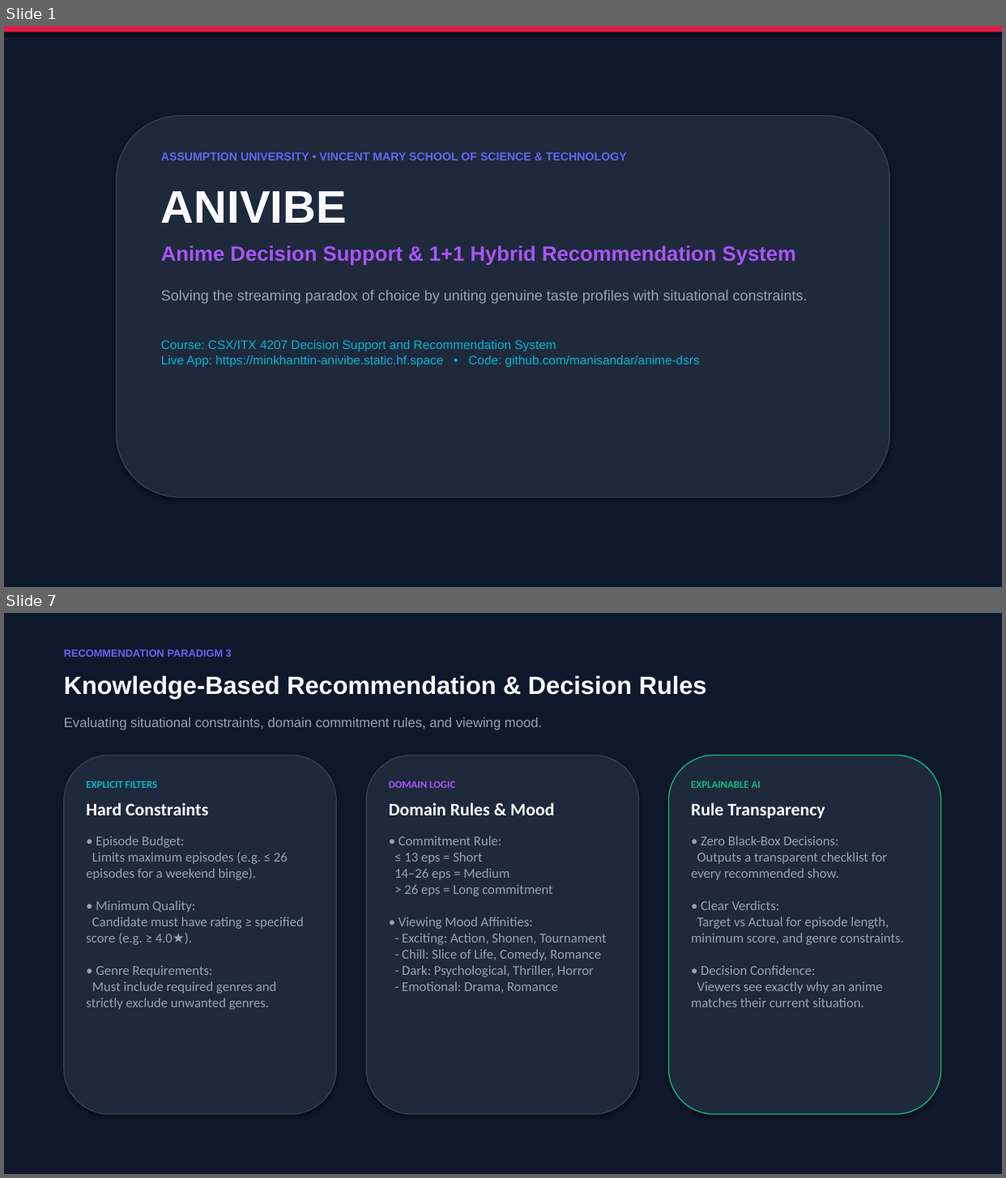
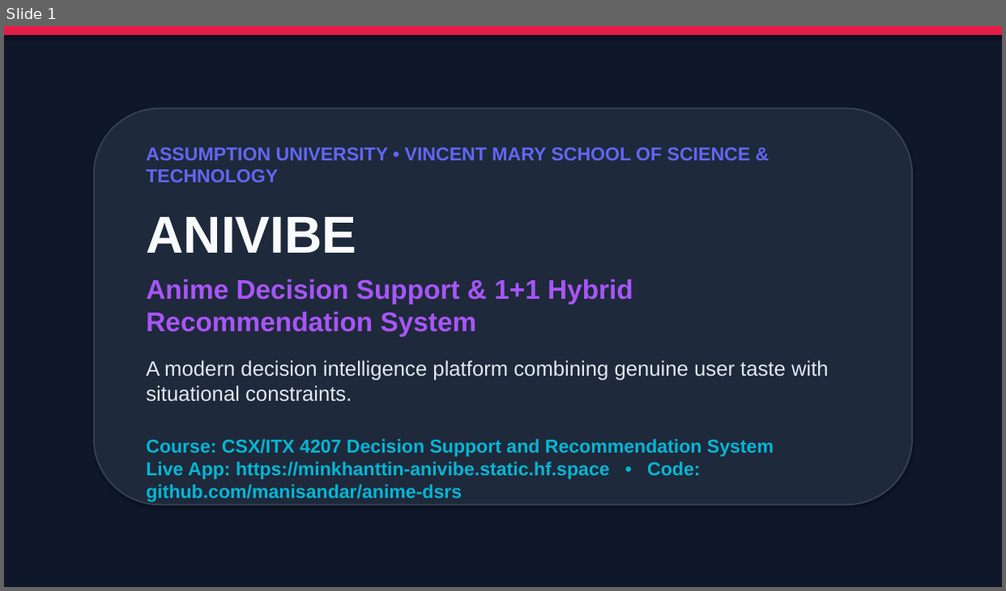
Before and after one commit to manisandar/anime-dsrs, a slide deck: ANIVIBE_Presentation.pptx. Shown one above the other, each under a label of ours: slides 1 and 7 before the commit, slide 1 after it; the slides between them are not shown. The pictures are 1006x1178 and 1006x591 pixels, drawn with LibreOffice and Linux fonts; fonts in the diff are those of the drawing. Boxes give left, top, right and bottom in pixels: in the first picture for what was removed or moved away, otherwise in the second. Text is boxed around its words. In the diff, an @@ line names an element or a change of style, - is before the commit and + after.

Commit message:
docs: revise presentation slides with min 18pt font and detailed clear explanations

```diff
--- a/ANIVIBE_Presentation.pptx
+++ b/ANIVIBE_Presentation.pptx
@@ slide 7 removed at [4, 613, 1002, 1174], background #FFFFFF @@
@@ rectangle removed at [4, 613, 1002, 1174] @@
@@ text removed at [64, 649, 232, 657] @@
-RECOMMENDATION PARADIGM 3
@@ text removed at [64, 675, 707, 698] @@
-Knowledge-Based Recommendation & Decision Rules
@@ text removed at [64, 717, 542, 730] @@
-Evaluating situational constraints, domain commitment rules, and viewing mood.
@@ rounded rectangle removed at [64, 756, 336, 1114] @@
@@ rounded rectangle removed at [366, 756, 639, 1114] @@
@@ rounded rectangle removed at [669, 756, 941, 1114] @@
@@ text removed at [86, 781, 304, 1010] @@
-EXPLICIT FILTERS
-Hard Constraints
-• Episode Budget:
-Limits maximum episodes (e.g. ≤ 26 episodes for a weekend binge).
-• Minimum Quality:
-Candidate must have rating ≥ specified score (e.g. ≥ 4.0★).
-• Genre Requirements:
-Must include required genres and strictly exclude unwanted genres.
@@ text removed at [389, 781, 606, 993] @@
-DOMAIN LOGIC
-Domain Rules & Mood
-• Commitment Rule:
-≤ 13 eps = Short
-14–26 eps = Medium
-> 26 eps = Long commitment
-• Viewing Mood Affinities:
-- Exciting: Action, Shonen, Tournament
-- Chill: Slice of Life, Comedy, Romance
-- Dark: Psychological, Thriller, Horror
-- Emotional: Drama, Romance
@@ text removed at [691, 781, 903, 1007] @@
-EXPLAINABLE AI
-Rule Transparency
-• Zero Black-Box Decisions:
-Outputs a transparent checklist for every recommended show.
-• Clear Verdicts:
-Target vs Actual for episode length, minimum score, and genre constraints.
-• Decision Confidence:
-Viewers see exactly why an anime matches their current situation.
@@ slide 1 changed as well @@
@@ rectangle: place and size @@
-rectangle at [4, 26, 1002, 32]
+rectangle at [4, 26, 1002, 35]
@@ rounded rectangle: place and size @@
-rounded rectangle at [117, 116, 889, 497]
+rounded rectangle at [94, 109, 912, 506]
@@ rounded rectangle at [94, 109, 912, 506]: outline #334155 1 pt to #334155 1.5 pt @@
@@ text "ASSUMPTION UNIVERSITY • VINCENT MARY ...": place and size @@
-text "ASSUMPTION UNIVERSITY • VINCENT MARY ..." at [161, 152, 808, 367]
+text "ASSUMPTION UNIVERSITY • VINCENT MARY ..." at [146, 148, 829, 480]
@@ text at [146, 148, 774, 480]: size 11 to 18 pt in "ASSUMPTION UNIVERSITY • VINCENT MARY SCHOOL OF ..."; size 44 to 50 pt in "ANIVIBE"; size 20 to 26 pt in "Anime Decision Support & 1+1 Hybrid Recommendation ..."; size 12 to 18 pt, bold on in "Course: CSX/ITX 4207 Decision Support and Recommendation ..."; less space between paragraphs @@
@@ text at [146, 361, 829, 402]: text changed; size 14 to 20 pt; text colour #94A3B8 to #E2E8F0 @@
-Solving the streaming paradox of choice by uniting genuine taste profiles with situational constraints.
+A modern decision intelligence platform combining genuine user taste with situational constraints.
```
Also in this commit, not shown: 4 other slides changed, 11 slides added, 6 other slides removed, 1 other file.
